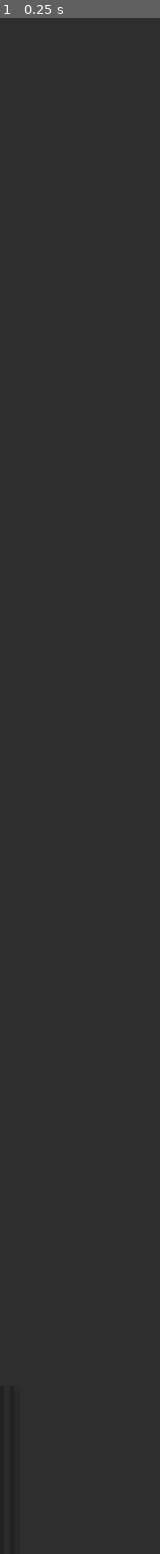
Above: before the commit, frame 1.
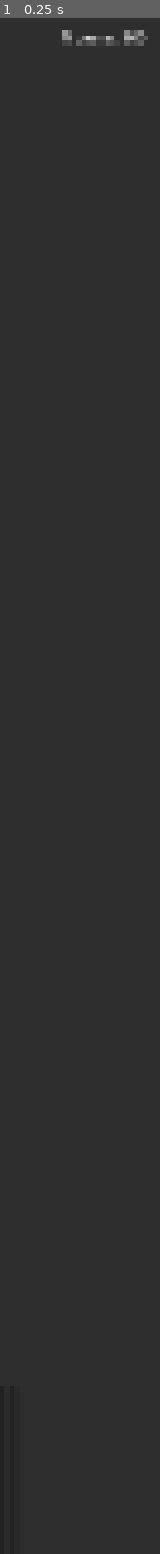
Above: after the commit, the same moment.

Repository: AlexDolg2006/hackathon-falcom
Game: Godot game, scene res://scenes/dashboard/main_dashboard.tscn
Two runs of this game, one before a commit and one after it. Both use one fixed random seed, a clock stepped at 60 frames per second and the inputs below. This scene is started directly instead of the project's main scene.
Inputs:
- Up to frame 1 (0.25 s): no input

The runs differ from the first frame. In frame 1, 0.3% of the frame differs, in the area x 38-93%, y 0-2%.

Commit message:
Добавил логику получения и уменьшения монеток на балансе

Diff:
--- a/project.godot
+++ b/project.godot
@@ -11,7 +11,7 @@
 [application]
 
 config/name="Pet Finni"
-run/main_scene="uid://bh8kc16e7vha1"
+run/main_scene="uid://b1fc1pki38hpl"
 config/features=PackedStringArray("4.7", "Mobile")
 config/icon="res://icon.svg"
 
@@ -35,3 +35,4 @@
 
 rendering_device/driver.windows="d3d12"
 renderer/rendering_method="mobile"
+textures/vram_compression/import_etc2_astc=true
--- a/scenes/dashboard/main_dashboard.tscn
+++ b/scenes/dashboard/main_dashboard.tscn
@@ -1,6 +1,6 @@
 [gd_scene format=3 uid="uid://b1fc1pki38hpl"]
 
-[ext_resource type="Script" path="res://scripts/Main-Script.gd" id="1_u8gvu"]
+[ext_resource type="Script" uid="uid://cftdgbmcln0sf" path="res://scripts/ui/Main-Script.gd" id="1_u8gvu"]
 
 [sub_resource type="ShaderMaterial" id="ShaderMaterial_f40bu"]
 
@@ -58,3 +58,6 @@
 
 [node name="Button2" type="Button" parent="MarginContainer/VBoxContainer/PanelContainer/NavigationBar" unique_id=2037819184]
 layout_mode = 2
+
+[connection signal="pressed" from="MarginContainer/VBoxContainer/PanelContainer/NavigationBar/Button" to="." method="_on_buy_button_pressed"]
+[connection signal="pressed" from="MarginContainer/VBoxContainer/PanelContainer/NavigationBar/Button2" to="." method="_on_click_button_pressed"]
--- /dev/null
+++ b/scenes/dashboard/node_2d.tscn
@@ -0,0 +1,3 @@
+[gd_scene format=3 uid="uid://clo1cul27u00f"]
+
+[node name="Node2D" type="Node2D" unique_id=1604681756]
--- a/scripts/ui/Main-Script.gd
+++ b/scripts/ui/Main-Script.gd
@@ -24,3 +24,20 @@
 		var parsed = JSON.parse_string(save_file.get_as_text())
 		if parsed is Dictionary:
 			coins = parsed.get("coins", 500)
+
+
+# Вызывается при нажатии на кнопку-кликер
+func _on_click_button_pressed() -> void:
+	coins += 10          # Добавляем 10 монет
+	update_ui()          # Обновляем текст на экране
+	save_game_data()     # Сразу сохраняем на телефон
+
+# Вызывается при покупке чего-либо
+func _on_buy_button_pressed() -> void:
+	if coins >= 100:
+		coins -= 100     # Списываем 100 монет за покупку
+		update_ui()
+		save_game_data()
+		print("Успешная покупка!")
+	else:
+		print("Недостаточно монет!")
Not shown, added: export_presets.cfg
